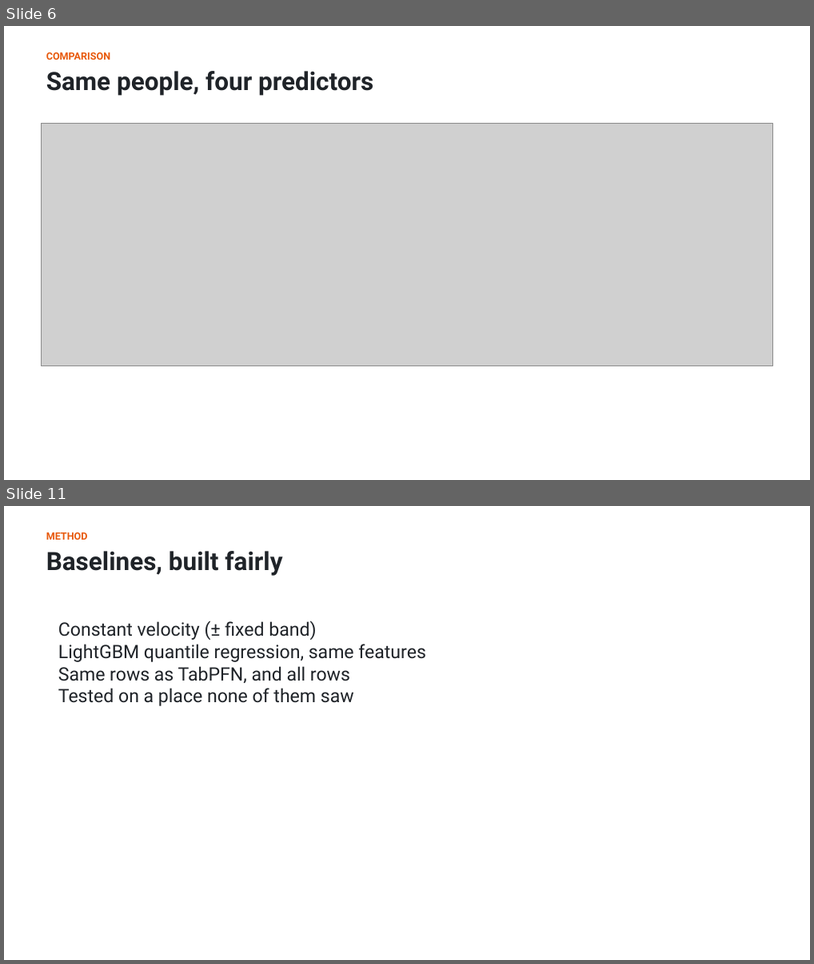
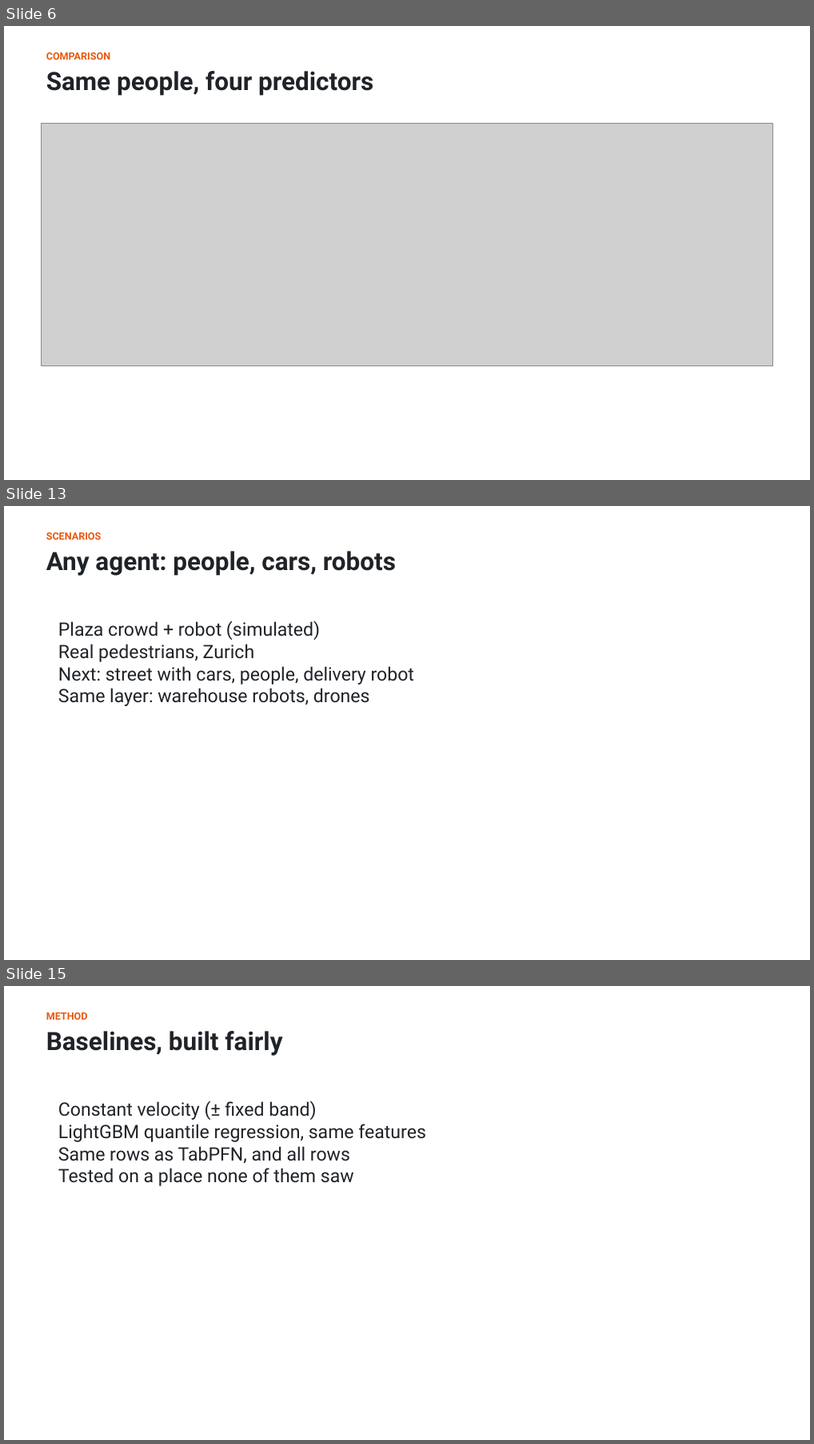
Before and after one commit to shiinalight/Foresight, a slide deck: deck/Foresight.pptx. Shown one above the other, each under a label of ours: slides 6 and 11 before the commit, slides 6, 13 and 15 after it; the slides between them are not shown. The pictures are 814x964 and 814x1444 pixels, drawn with LibreOffice and Linux fonts; fonts in the diff are those of the drawing; grey boxes stand for pictures. Boxes give left, top, right and bottom in pixels: in the first picture for what was removed or moved away, otherwise in the second. Text is boxed around its words. In the diff, an @@ line names an element or a change of style, - is before the commit and + after.

```diff
--- a/deck/Foresight.pptx
+++ b/deck/Foresight.pptx
@@ slide 13 added at [4,506,810,960], background #FFFFFF @@
@@ text added at [46,532,102,540], 12 pt, text #E8590C, bold @@
+SCENARIOS
@@ text added at [46,551,396,576], 30 pt, text #1F2328, bold @@
+Any agent: people, cars, robots
@@ text added at [58,620,414,706], 22 pt, text #1F2328 @@
+Plaza crowd + robot (simulated)
+Real pedestrians, Zurich
+Next: street with cars, people, delivery robot
+Same layer: warehouse robots, drones
@@ what was slide 11 is now slide 15 @@
```
Also in this commit, not shown: 1 slide changed, 3 other slides added, 7 other files.
